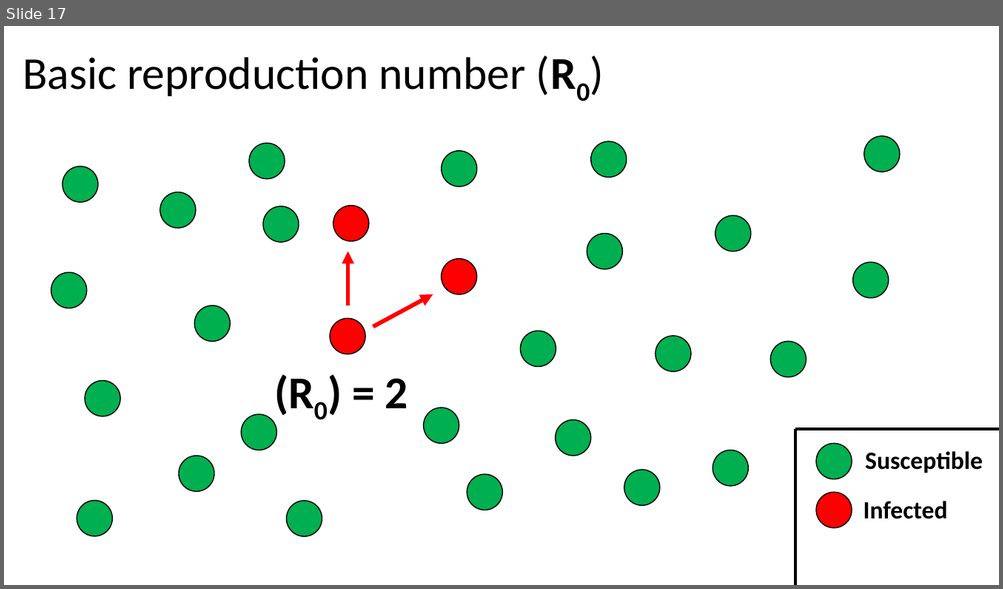
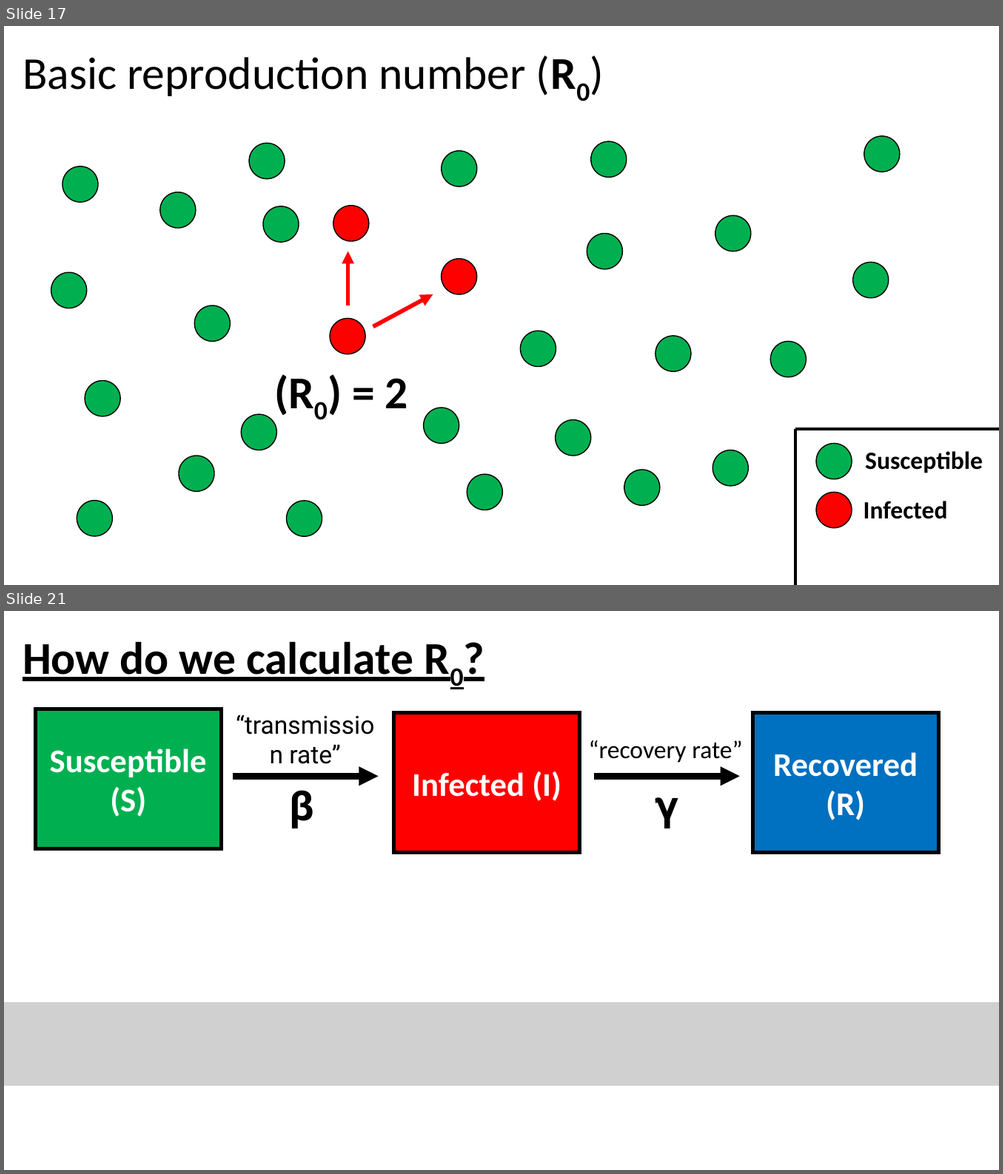
Before and after one commit to grimaudo-at/SIR_lecture, a slide deck: SIR_lecture.pptx. Shown one above the other, each under a label of ours: slide 17 before the commit, slides 17 and 21 after it; the slides between them are not shown. The pictures are 1003x589 and 1003x1174 pixels, drawn with LibreOffice and Linux fonts; fonts in the diff are those of the drawing; grey boxes stand for pictures. Boxes give left, top, right and bottom in pixels: in the first picture for what was removed or moved away, otherwise in the second. Text is boxed around its words. In the diff, an @@ line names an element or a change of style, - is before the commit and + after.

```diff
--- a/SIR_lecture.pptx
+++ b/SIR_lecture.pptx
@@ slide 21 added at (4,611,999,1170), background #FFFFFF @@
@@ title added at (22,641,413,681), 44 pt, text #000000, bold, underline @@
+How do we calculate R0?
@@ rectangle added at (35,709,221,849), fill #00B050, outline #000000 3.5 pt, 32 pt, text #FFFFFF, bold @@
+Susceptible (S)
@@ rectangle added at (393,713,579,853), fill #FF0000, outline #000000 3.5 pt, 32 pt, text #FFFFFF, bold @@
+Infected (I)
@@ rectangle added at (752,713,938,853), fill #0070C0, outline #000000 3.5 pt, 32 pt, text #FFFFFF, bold @@
+Recovered (R)
@@ text added at (589,741,742,763), 24 pt, text #000000 @@
+“recovery rate”
@@ text added at (289,744,341,764), 24 pt, text #000000 @@
+“transmission rate”
@@ arrow added from (233, 777) to (378, 777), #000000 6.25 pt @@
@@ arrow added from (595, 777) to (740, 777), #000000 6.25 pt @@
@@ text added at (289,790,314,829), 40 pt, text #000000, bold @@
+β
@@ text added at (654,797,678,829), 40 pt, text #000000 @@
+𝛄
@@ picture added at (4,1002,999,1086) @@
```
Also in this commit, not shown: 1 slide changed, 6 other slides added, 3 slides removed, 3 other files.
